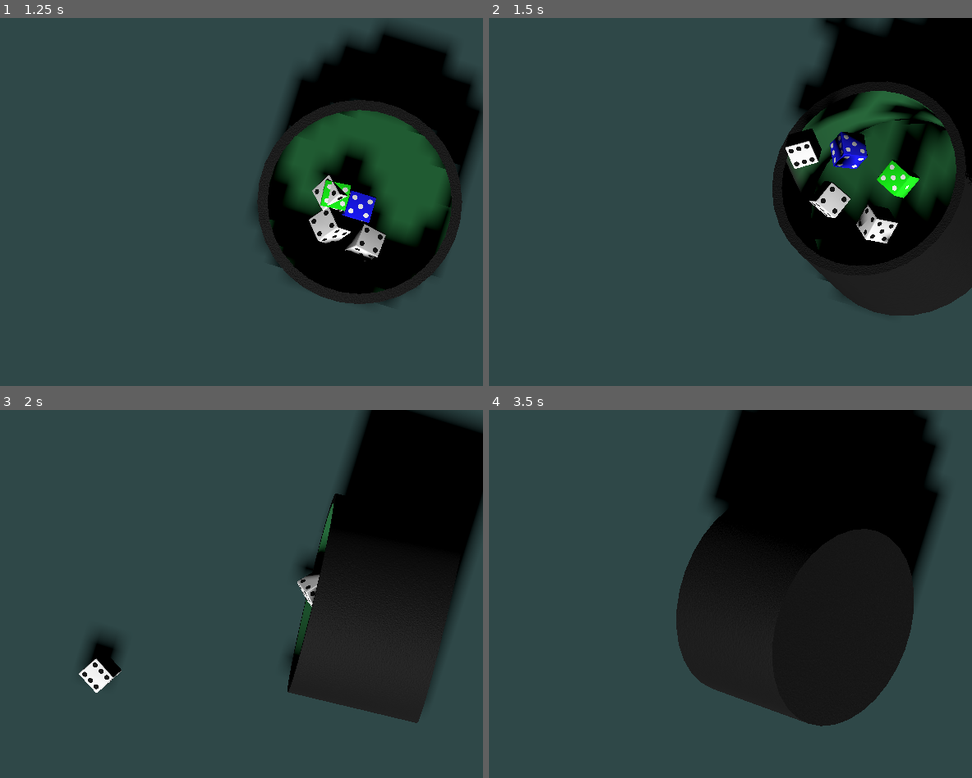
Above: before the commit, frames 1-4 (two rows, left to right).
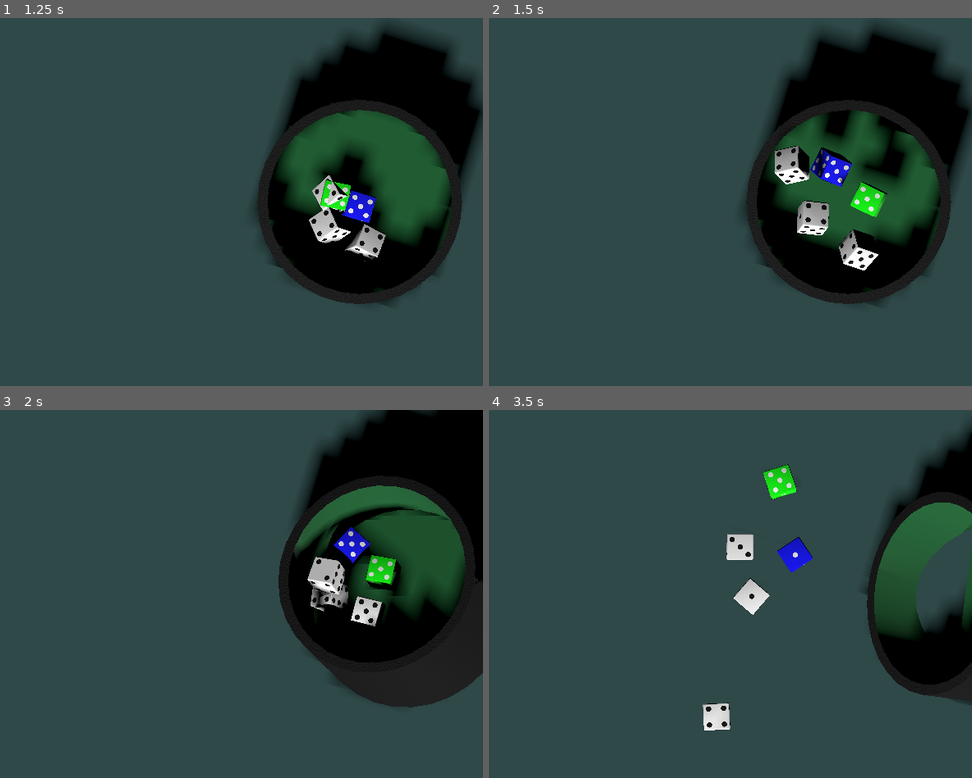
Above: after the commit, the same moments.

Repository: SangHyung-Jung/ColorDiceRollGame
Game: Godot game, scene res://placeholder.tscn
The game is run twice, just before and just after one commit, with the same random seed, the same clock (stepped at 60 frames per second) and the same inputs.
Inputs (mouse positions are in pixels of both pictures, inside the frame that each line leads up to):
- Up to frame 1 (1.25 s): tap Enter at 0.5 s; move the mouse to (299, 183) at 0.52 s; tap C at 0.6 s; click (299, 183) at 0.67 s
- Up to frame 2 (1.5 s): tap Space at 1.25 s; move the mouse to (513, 220) at 1.27 s; tap C at 1.35 s; click (513, 220) at 1.42 s
- Up to frame 3 (2 s): no input
- Up to frame 4 (3.5 s): move the mouse to (711, 513) at 2.02 s; tap C at 2.1, 2.85 s; click (711, 513) at 2.17 s; move the mouse to (609, 667) at 2.77 s; click (609, 667) at 2.92 s

Frame 1 is identical in both runs. In frame 2, 22% of the frame differs, in the area x 52-100%, y 0-81%; in frame 3, 20%; in frame 4, 41%, in the area x 38-100%, y 0-88%.

Commit message:
add dice falling time

Diff:
--- a/scripts/core/game_manager.gd
+++ b/scripts/core/game_manager.gd
@@ -44,8 +44,6 @@
 	_roll_in_progress = true
 	_selection_enabled = false
 
-	# 컵 상태 리셋
-	cup.reset()
 	if cup_collision_mesh:
 		cup_collision_mesh.use_collision = true
 
--- a/scripts/main.gd
+++ b/scripts/main.gd
@@ -101,10 +101,11 @@
 		get_viewport().set_input_as_handled()
 
 func _on_roll_started() -> void:
+	await _reset_roll()
 	game_manager.start_roll()
 	input_manager.set_roll_in_progress(true)
 	input_manager.set_selection_enabled(false)
-	_reset_roll()
+
 	if cup.has_method("start_shaking"):
 		cup.start_shaking()
 
@@ -145,6 +146,9 @@
 func _reset_roll() -> void:
 	print("=== _reset_roll 시작 ===")
 
+	cup.reset()
+	print("컵 위치 리셋 완료")
+
 	# 남은 주사위들을 컵으로 재배치
 	await dice_spawner.reset_dice_in_cup_with_settlement()
 	game_manager.dice_in_cup_count = dice_spawner.get_dice_count()
@@ -166,6 +170,9 @@
 		print("새 주사위 정의 생성됨: ", new_dice_defs.size())
 		dice_spawner.spawn_dice_in_cup(new_dice_defs)
 		print("새 주사위 스폰 완료")
+		# ★ 수정: 새로 생성된 주사위들도 정착 대기
+		await dice_spawner.wait_for_dice_settlement()
+		print("새 주사위 정착 완료")
 
 	print("최종 주사위 개수: ", dice_spawner.get_dice_count())
 	print("=== _reset_roll 완료 ===")
--- a/scripts/utils/constants.gd
+++ b/scripts/utils/constants.gd
@@ -47,7 +47,7 @@
 const DICE_IMPULSE_Z_RANGE := Vector2(-15, 15)  # 주사위 쏟을 때 Z축 힘의 범위 (추가)
 const DICE_TORQUE_RANGE := Vector2(-20, 20)  # 주사위 회전력 범위 (추가)
 const DICE_SPAWN_VELOCITY := 10.0  # 생성 시 초기 하향 속도
-const DICE_SETTLEMENT_TIME := 2.5  # 주사위가 컵 바닥에 정착하는 데 필요한 시간 (초)
+const DICE_SETTLEMENT_TIME := 0.5  # 주사위가 컵 바닥에 정착하는 데 필요한 시간 (초)
 
 # === 애니메이션 타이밍 ===
 const MOVE_DURATION := 0.5  # 주사위 결과 정렬 시 이동 시간
